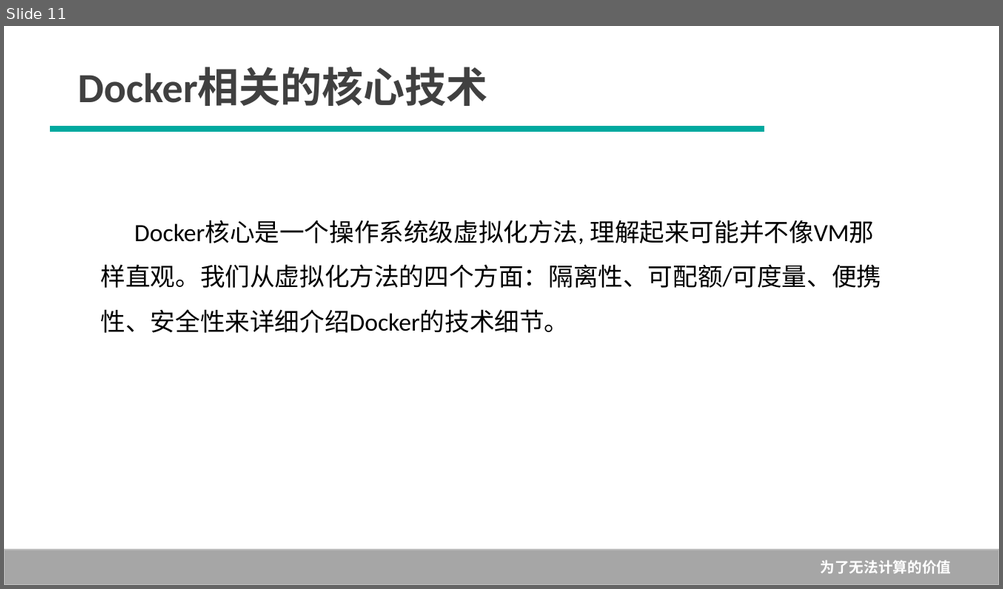
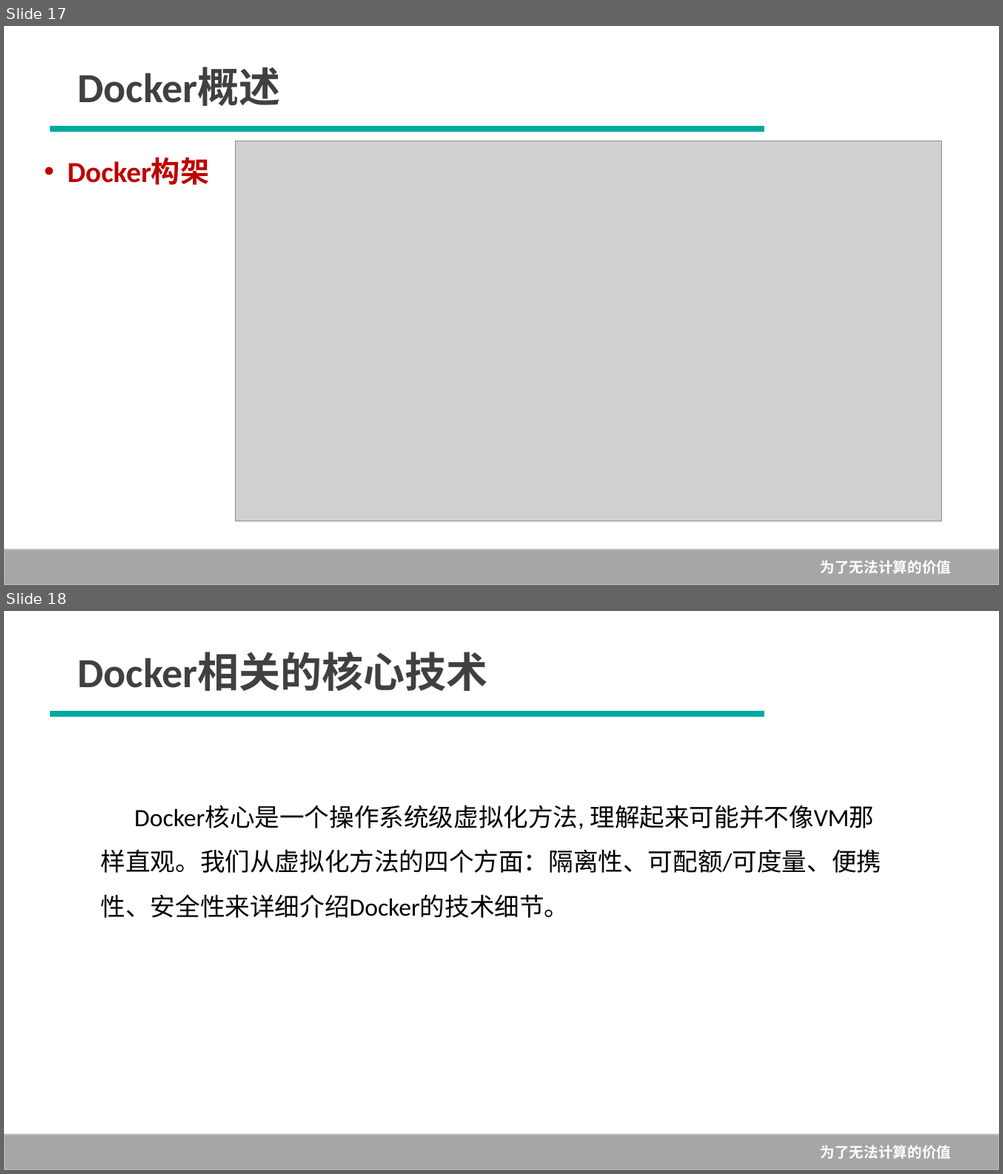
Before and after one commit to Rain-Ricky/TEST1, a slide deck: 1--Docker概述.pptx. Shown one above the other, each under a label of ours: slide 11 before the commit, slides 17 and 18 after it. The pictures are 1003x589 and 1003x1174 pixels, drawn with LibreOffice and Linux fonts; fonts in the diff are those of the drawing; grey boxes stand for pictures; background and template pictures are left out. Boxes give left, top, right and bottom in pixels: in the first picture for what was removed or moved away, otherwise in the second. Text is boxed around its words. In the diff, an @@ line names an element or a change of style, - is before the commit and + after.

```diff
--- a/1--Docker概述.pptx
+++ b/1--Docker概述.pptx
@@ slide 17 added at (x1=4, y1=26, x2=999, y2=585), background #FFFFFF; not listed: 1 template element that a slide beside it also shows @@
@@ text added at (x1=78, y1=68, x2=281, y2=106), 40 pt, text #404040, bold @@
+Docker概述
@@ line added from (51, 129) to (764, 129), #00A99F 5.75 pt @@
@@ text added at (x1=68, y1=158, x2=210, y2=185), 28 pt, text #C00000, bold @@
+• Docker构架
@@ picture added at (x1=236, y1=141, x2=942, y2=521) @@
@@ what was slide 11 is now slide 18 @@
```
Also in this commit, not shown: 7 slides changed, 11 other slides added, 3 slides removed, 1 other file.
